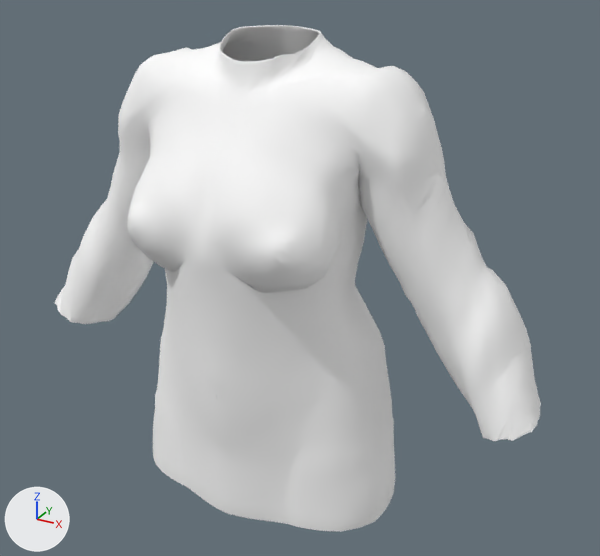
What one commit did to the glTF model apps/web/public/models/templates/female/hoodie.glb.
Camera for both pictures: a camera (50 mm lens) standing at (0.569, -0.968, 1.588) and looking at (0.044, -0.013, 1.11). Lighting does not change. The marker at lower left points along +X, +Y and +Z. The older version comes first. Vertices at exactly the same position are counted once.

In view in the first picture: 'hoodie_female'.
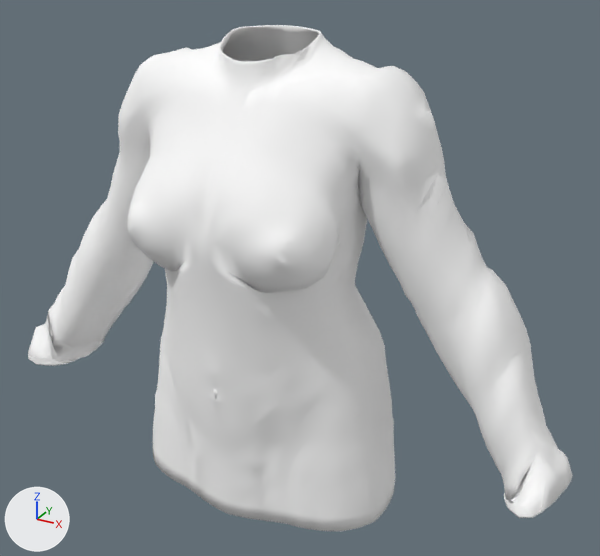
Diff of the bpy script that builds the scene:
```diff
--- a/apps/web/public/models/templates/female/hoodie.glb.py
+++ b/apps/web/public/models/templates/female/hoodie.glb.py
@@ mat_hoodie_female_mat @@
 n0 = _N.new('ShaderNodeBsdfPrincipled'); n0.name = 'Principled BSDF'
-n0.inputs[0].default_value = (1.0, 1.0, 1.0, 1.0)  # 'Base Color', white #ffffff
-n0.inputs[1].default_value = 0.02  # 'Metallic'
-n0.inputs[2].default_value = 0.78  # 'Roughness'
+n0.inputs[2].default_value = 0.8  # 'Roughness'
 n1 = _N.new('ShaderNodeOutputMaterial'); n1.name = 'Material Output'
+n2 = _N.new('ShaderNodeVertexColor'); n2.name = 'Color Attribute'
 _L.new(n0.outputs[0], n1.inputs[0])  # 'BSDF' to 'Surface'
+_L.new(n2.outputs[0], n0.inputs[0])  # 'Color' to 'Base Color'
@@ me_hoodie_female @@
 # used by ob_hoodie_female; location = (0.0, 0.0, 0.0)
-me_hoodie_female.from_pydata(...)  # 5372 vertices, 10422 faces; spans x -0.401..0.401, y -0.189..0.121, z 0.78..1.45
+me_hoodie_female.from_pydata(...)  # 5728 vertices, 11472 faces; spans x -0.45..0.451, y -0.189..0.121, z 0.78..1.45
+# me_hoodie_female part 1: 1 vertex moved within x -0.325, y -0.015, z 0.953; 150 vertices removed from x -0.401..-0.324, y -0.074..0.059, z 0.953..0.991; 318 vertices added at x -0.45..-0.327, y -0.114..0.059, z 0.878..0.986
+# me_hoodie_female part 2: 1 vertex moved within x 0.338, y 0.045, z 0.956; 130 vertices removed from x 0.327..0.401, y -0.075..0.061, z 0.954..0.99; 318 vertices added at x 0.33..0.451, y -0.109..0.059, z 0.877..0.986
 me_hoodie_female.materials.append(mat_hoodie_female_mat)
```

Where the change shows, as pixel boxes (x1, y1, x2, y2) in the pictures (600 x 556 px):
'hoodie_female', reshaped (12% wider): before (55, 25, 541, 531); after (28, 25, 573, 531)
part 1 of me_hoodie_female, built on: before (55, 288, 118, 324); after (28, 288, 123, 366)
part 2 of me_hoodie_female, built on: before (481, 396, 541, 441); after (481, 396, 573, 518)
